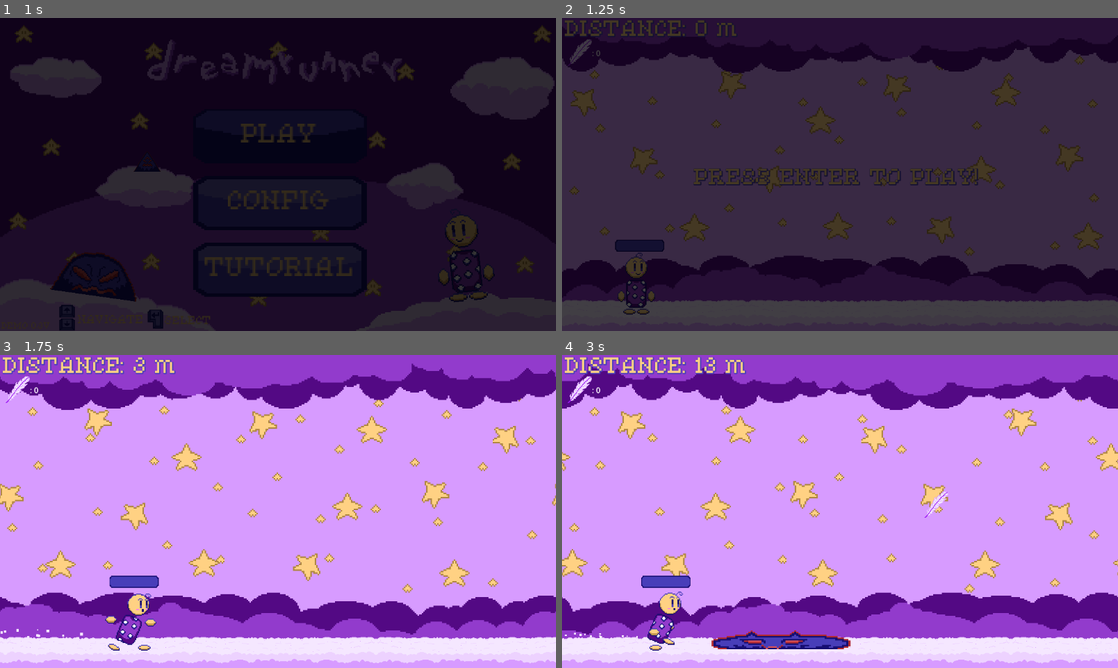
Above: before the commit, frames 1-4 (two rows, left to right).
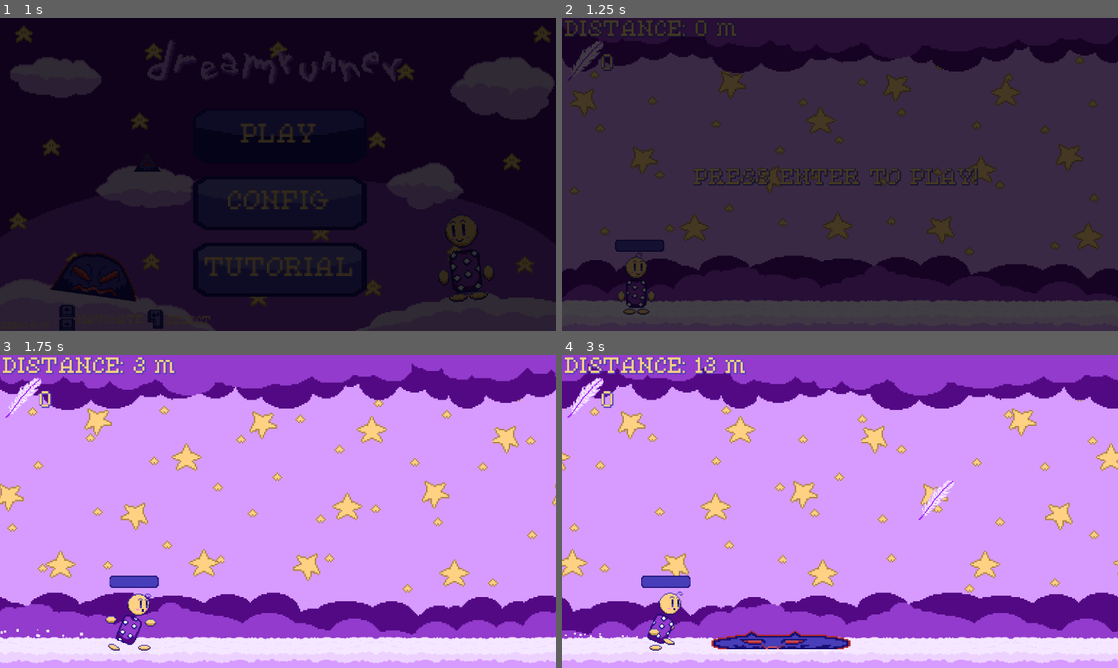
Above: after the commit, the same moments.

Repository: jacio-m/DreamRunner
Game: Godot game, scene res://HUD/main_menu.tscn
Two runs of this game, one before a commit and one after it. Both use one fixed random seed, a clock stepped at 60 frames per second and the inputs below.
Inputs:
- Up to frame 1 (1 s): tap Enter (ui_accept) at 0.5, 0.77 s; hold Right (ui_right) from 0.53 s (still down)
- Up to frame 2 (1.25 s): keep holding Right (ui_right)
- Up to frame 3 (1.75 s): keep holding Right (ui_right); tap Enter (ui_accept) at 1.25, 1.52 s
- Up to frame 4 (3 s): release Right (ui_right) at 2.03 s; hold Left (ui_left) 2.03-2.78 s; hold Right (ui_right) from 2.78 s (still down)

Frame 1 is identical in both runs. In frame 2, 0.4% of the frame differs, in the area x 1-10%, y 6-20%; in frame 3, 0.4%; in frame 4, 0.7%, in the area x 0-71%, y 6-53%.

Commit message:
Feathers Implementation Done
Feathers are now fully functional and made some changes on the HUD for the feather count label

Diff:
--- a/HUD/hud.tscn
+++ b/HUD/hud.tscn
@@ -38,12 +38,18 @@
 horizontal_alignment = 1
 
 [node name="FeatherCount" type="Sprite2D" parent="."]
-position = Vector2(36, 71)
+position = Vector2(47, 88)
+scale = Vector2(1.5, 1.5)
 texture = ExtResource("2_mi5n8")
 
-[node name="FeatherLabel" type="Label" parent="FeatherCount"]
-offset_left = 26.0
-offset_top = -10.0
-offset_right = 66.0
-offset_bottom = 13.0
-text = ": "
+[node name="FeatherLabel" type="Label" parent="."]
+offset_left = 82.0
+offset_top = 75.0
+offset_right = 198.0
+offset_bottom = 130.0
+theme_override_colors/font_color = Color(1, 0.819608, 0.513726, 1)
+theme_override_colors/font_shadow_color = Color(0.282353, 0.243137, 0.72549, 1)
+theme_override_constants/shadow_outline_size = 6
+theme_override_fonts/font = ExtResource("1_h61sl")
+theme_override_font_sizes/font_size = 40
+text = "num"
--- a/Items/feather.tscn
+++ b/Items/feather.tscn
@@ -6,6 +6,7 @@
 size = Vector2(50, 55)
 
 [node name="Area2D" type="Area2D"]
+scale = Vector2(1.5, 1.5)
 
 [node name="Sprite2D" type="Sprite2D" parent="."]
 texture = ExtResource("1_ke1u7")
--- a/Levels/level.gd
+++ b/Levels/level.gd
@@ -122,13 +122,16 @@
 	if feathers.is_empty() or last_feather.position.x < $Camera2D.position.x + randi_range(100, 500):
 		var feather = feather_item.instantiate()
 		var feather_x: int = $Camera2D.position.x + screen_size.x + randi_range(300, 1000)
-		var feather_y: int = $Camera2D.position.y - randi_range(10, 50)
+		var feather_y: int = $Camera2D.position.y - randi_range(10, 30)
 		last_feather = feather
 		add_feather(feather, feather_x, feather_y)
 
 func add_feather(feather, x, y):
 	feather.position = Vector2i(x, y)
-	feather.body_entered.connect(feather_collect)
+	feather.body_entered.connect(func(body):
+		if body.name == "Player":
+			GameData.feather_count += 1
+			remove_feather(feather))
 	add_child(feather)
 	feathers.append(feather)
 
@@ -148,16 +151,11 @@
 
 func show_distance():
 	$HUD.get_node("DistanceLabel").text = "DISTANCE: " + str(distance / DISTANCE_MODIFIER) + " m"
-	$HUD.get_node("FeatherCount/FeatherLabel").text = ": " + str(GameData.feather_count)
+	$HUD.get_node("FeatherLabel").text = str(GameData.feather_count)
 
 func hit_obs(body):
 	if body.name == "Player":
 		game_over()
-
-func feather_collect(body):
-	if body.name == "Player":
-		GameData.feather_count += 1
-		remove_feather(last_feather)
 
 func game_over():
 	get_tree().paused = true
